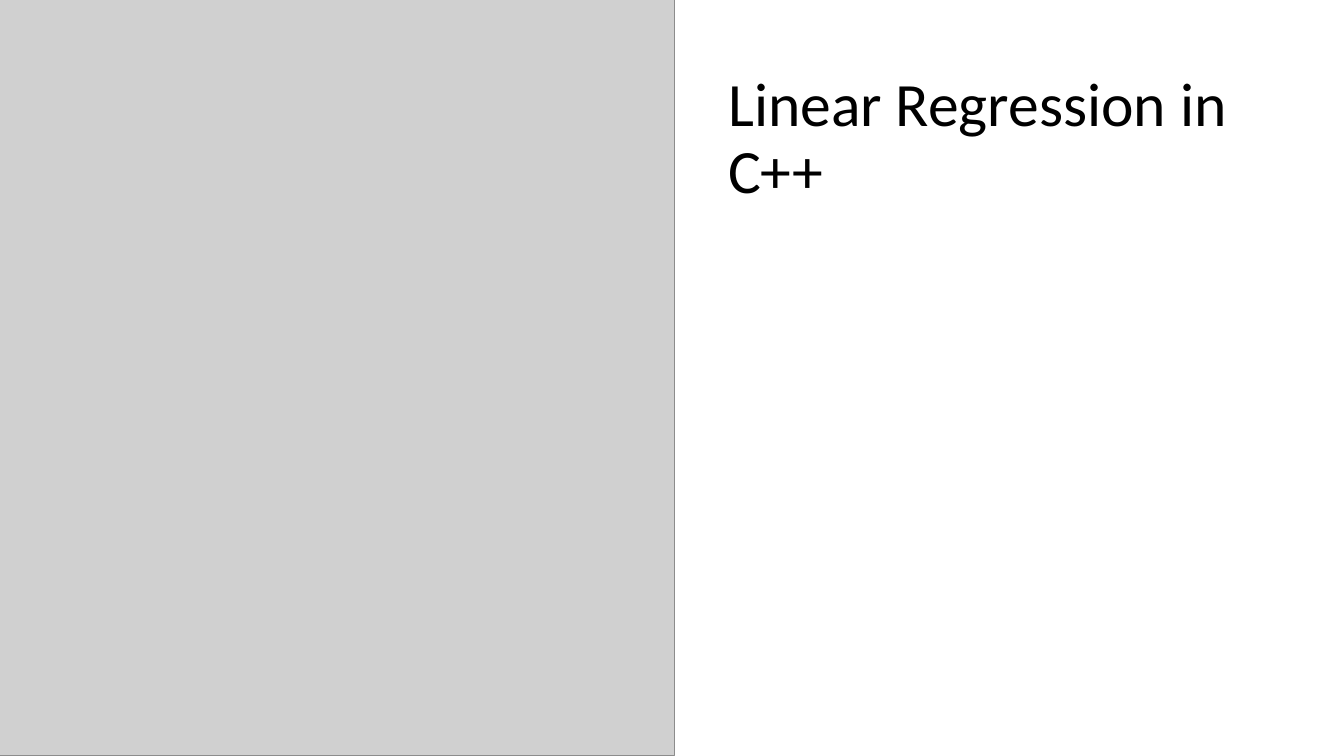
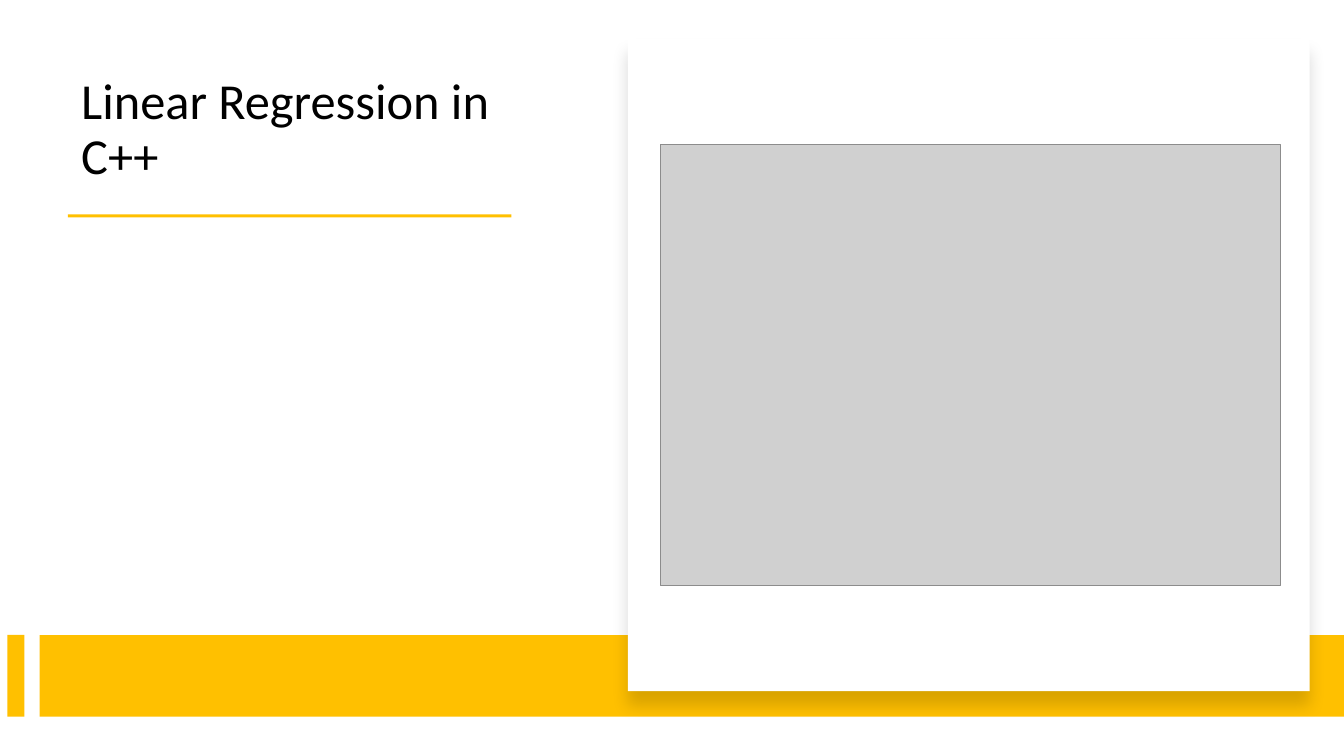
Before and after one commit to StanislasDOZIAS/INF442, a slide deck: slide 7 of Presentation INF442.pptx. Drawn at 1344x756 pixels with LibreOffice and Linux fonts; fonts in the diff are those of the drawing; grey boxes stand for pictures. Boxes give left, top, right and bottom in pixels: in the first picture for what was removed or moved away, otherwise in the second. Text is boxed around its words. In the diff, an @@ line names an element or a change of style, - is before the commit and + after.

```diff
--- a/Presentation INF442.pptx
+++ b/Presentation INF442.pptx
@@ picture removed at bbox=[0, 0, 675, 756] @@
@@ title "Linear Regression in C++": place and size @@
-title "Linear Regression in C++" at bbox=[728, 83, 1226, 194]
+title "Linear Regression in C++" at bbox=[81, 84, 489, 175]
@@ title "Linear Regression in C++" at bbox=[81, 84, 489, 175]: size 44 to 36 pt; vertical alignment middle to bottom @@
@@ rectangle added at bbox=[628, 39, 1310, 692], fill #FFFFFF @@
@@ picture added at bbox=[660, 145, 1280, 586] @@
@@ rectangle added at bbox=[68, 215, 511, 218], fill #FFC000 @@
@@ rectangle added at bbox=[7, 635, 24, 717], fill #FFC000 @@
@@ rectangle added at bbox=[40, 636, 1344, 717], fill #FFC000 @@
```
Also in this commit, not shown: 2 other slides changed.
